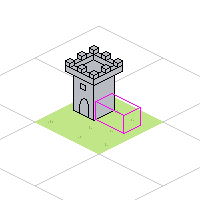
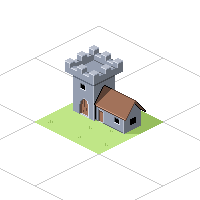
Layered file, before and after one edit (w=200, h=200). Changes by layer:
added group "barrack" (1st of 2) with 8 layers above "tower" over [93, 84, 163, 134]
added layer "roof shadow" in group "barrack" over [95, 86, 111, 105]
added layer "shading" in group "barrack" over [94, 85, 146, 134]
added layer "barrack shaded" in group "barrack" over [94, 85, 146, 134]
hid "barrack" (2nd of 2, in "barrack"), moved it into group "barrack", painted on it over [95, 93, 141, 134]
added layer "Layer 3" in group "barrack" over [95, 111, 163, 134]
added group "tower" (1st of 2) with 9 layers above "Background" over [65, 45, 161, 121]
hid "tower" (2nd of 2, in "tower"), moved it into group "tower" over [65, 45, 123, 121]
added layer "Layer 1" in group "tower" over [65, 45, 123, 121]
renamed "shaded" to "tower shaded", moved it into group "tower", painted on it over [65, 45, 123, 121]
added layer "Layer 2" in group "tower" over [73, 99, 161, 121]
